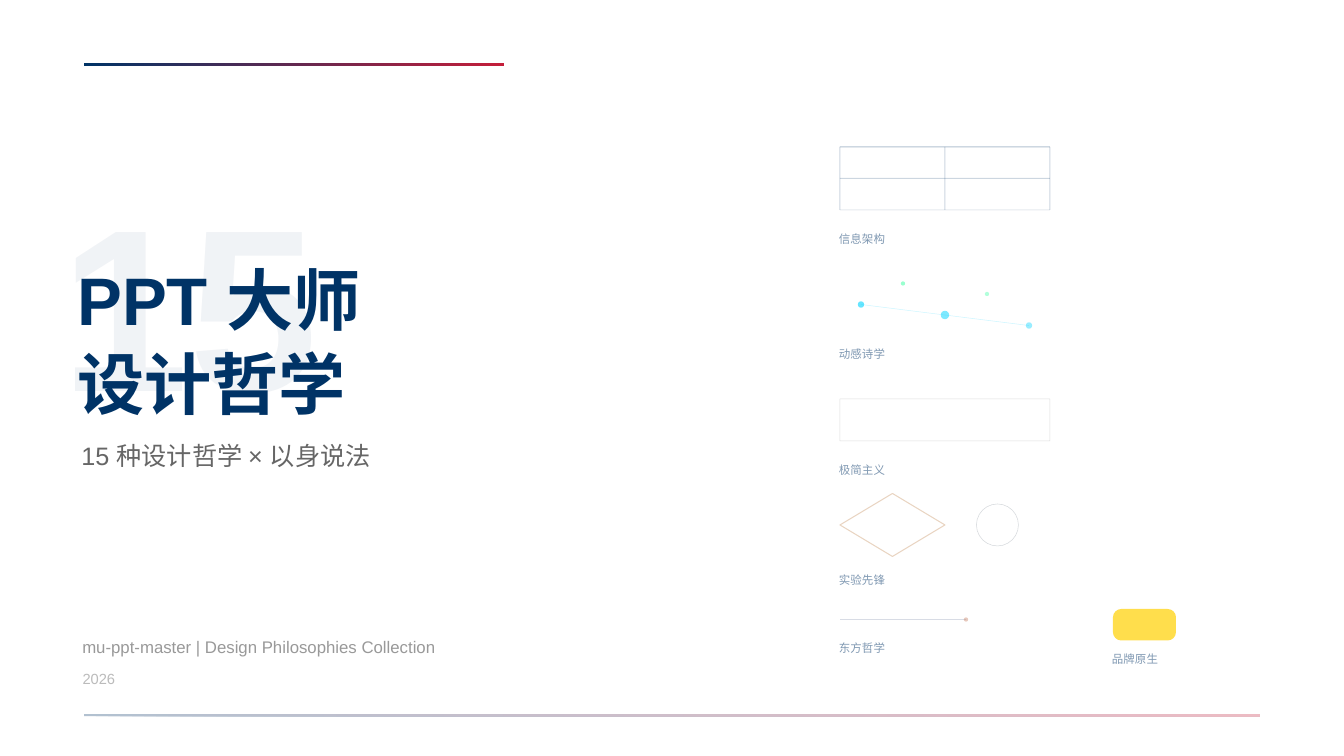
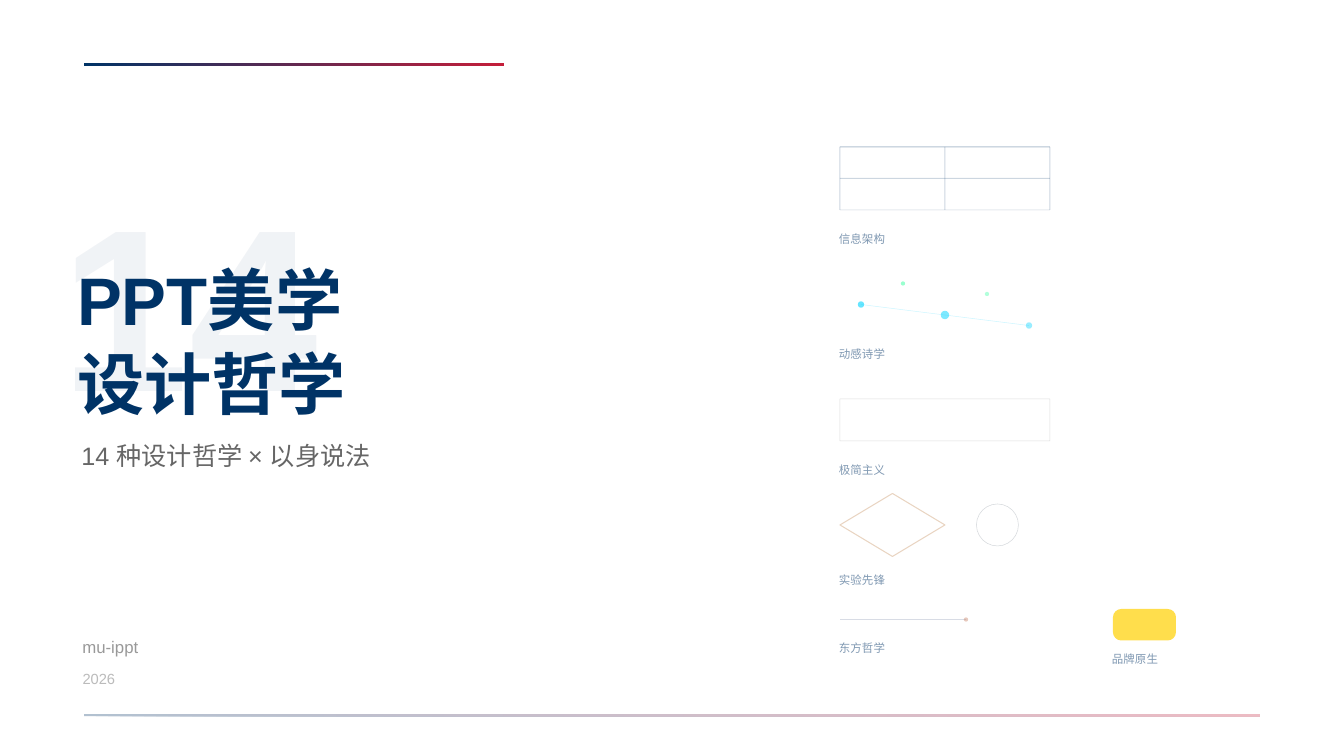
Before and after one commit to muippt/mu-ippt, a slide deck: slide 1 of examples/design-philosophies/muippt-design-philosophies_202606.pptx. Drawn at 1344x756 pixels with LibreOffice and Linux fonts; fonts in the diff are those of the drawing. Boxes give left, top, right and bottom in pixels: in the first picture for what was removed or moved away, otherwise in the second. Text is boxed around its words. In the diff, an @@ line names an element or a change of style, - is before the commit and + after.

Commit message:
update: design philosophies PPTX v2 — 15 philosophies x 6 lineages (31 slides), update READMEs accordingly

```diff
--- a/examples/design-philosophies/muippt-design-philosophies_202606.pptx
+++ b/examples/design-philosophies/muippt-design-philosophies_202606.pptx
@@ text at bbox=[61, 267, 318, 415]: text changed @@
-15
+14
@@ text at bbox=[77, 271, 342, 331]: text changed @@
-PPT 大师
+PPT美学
@@ text at bbox=[81, 444, 371, 467]: text changed @@
-15 种设计哲学 × 以身说法
+14 种设计哲学 × 以身说法
@@ text at bbox=[82, 641, 138, 657]: text changed @@
-mu-ppt-master | Design Philosophies Collection
+mu-ippt
```
Also in this commit, not shown: 1 other slide changed, 2 slides removed, 3 other files.
